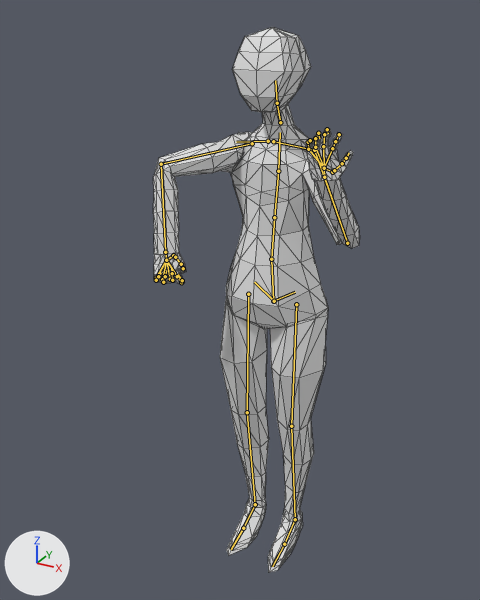
One commit to the glTF model prosthetic_guitar_simulator/Assets/Models/playerModelRiggedforBlender.glb: the scene before it, then after it.
Camera for both pictures: a 50 mm camera at (0.899, -1.73, 1.947) aimed at (-0.127, 0.137, 1.014). The axes (+X, +Y, +Z) are drawn at lower left. The lights are the same throughout. Both versions are drawn at frame 0 of the action 'Armature|mixamo.com|Layer0'; the numbers are the values there. The bones that bend it are drawn over the model as lines. Mesh edges are drawn as thin lines.
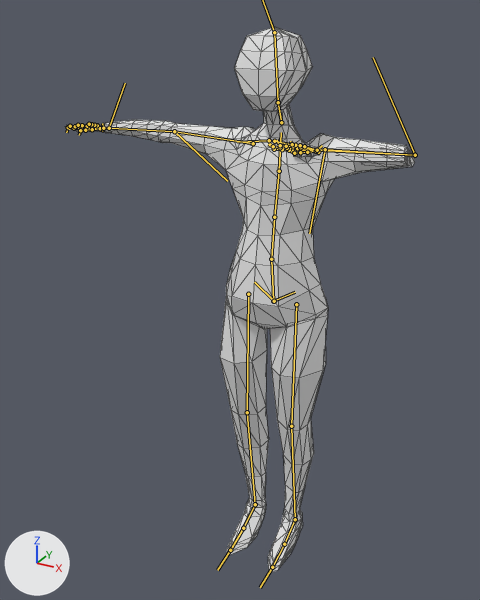
Pixel boxes [x1, y1, x2, y2] of what changed, in the pictures (480 x 600 px):
'Cylinder.002', posed (68% wider): before [153, 27, 360, 572]; after [66, 27, 415, 572]
bone 'upper_arm.L', root to tip: before (314, 150) to (347, 243); after (315, 150) to (415, 155)
bone 'lower_arm.L', root to tip: before (347, 243) to (324, 177); after (415, 155) to (325, 149)
bone 'hand.L', root to tip: before (324, 177) to (324, 168); after (325, 149) to (317, 150)
bone 'finger_index.L', root to tip: before (324, 168) to (332, 148); after (317, 150) to (296, 150)
bone 'finger_index.L.001', root to tip: before (332, 148) to (335, 141); after (296, 150) to (289, 150)
bone 'finger_index.L.002', root to tip: before (335, 141) to (339, 134); after (289, 150) to (282, 149)
bone 'finger_index.L.003', root to tip: before (339, 134) to (339, 136); after (282, 149) to (274, 149)
bone 'finger_middle.L', root to tip: before (324, 168) to (323, 146); after (317, 150) to (297, 148)
bone 'finger_middle.L.001', root to tip: before (323, 146) to (324, 134); after (297, 148) to (287, 148)
bone 'finger_middle.L.002', root to tip: before (324, 134) to (327, 129); after (287, 148) to (280, 147)
bone 'finger_middle.L.003', root to tip: before (327, 129) to (328, 133); after (280, 147) to (273, 146)
bone 'finger_ring.L', root to tip: before (324, 168) to (315, 147); after (317, 150) to (300, 147)
bone 'finger_ring.L.001', root to tip: before (315, 147) to (315, 138); after (300, 147) to (293, 146)
bone 'finger_ring.L.002', root to tip: before (315, 138) to (318, 133); after (293, 146) to (286, 146)
bone 'finger_ring.L.003', root to tip: before (318, 133) to (319, 138); after (286, 146) to (280, 145)
bone 'finger_pinky.L', root to tip: before (324, 168) to (308, 149); after (317, 150) to (304, 146)
bone 'finger_pinky.L.001', root to tip: before (308, 149) to (308, 142); after (304, 146) to (300, 145)
bone 'finger_pinky.L.002', root to tip: before (308, 142) to (310, 140); after (300, 145) to (295, 145)
bone 'finger_thumb.L', root to tip: before (324, 168) to (332, 172); after (317, 150) to (318, 152)
bone 'finger_thumb.L.004', root to tip: before (332, 172) to (334, 170); after (318, 152) to (316, 151)
bone 'finger_thumb.L.001', root to tip: before (334, 170) to (342, 163); after (316, 151) to (307, 152)
bone 'finger_thumb.L.002', root to tip: before (342, 163) to (346, 158); after (307, 152) to (300, 152)
bone 'upper_arm.R', root to tip: before (252, 143) to (161, 164); after (253, 143) to (174, 131)
bone 'lower_arm.R', root to tip: before (161, 164) to (165, 252); after (174, 131) to (109, 128)
bone 'hand.R', root to tip: before (165, 252) to (166, 260); after (109, 128) to (103, 128)
bone 'finger_index.R.001', root to tip: before (177, 276) to (181, 282); after (85, 128) to (79, 128)
bone 'finger_index.R.002', root to tip: before (181, 282) to (182, 280); after (79, 128) to (74, 128)
bone 'finger_index.R.003', root to tip: before (182, 280) to (178, 274); after (74, 128) to (68, 127)
bone 'finger_middle.R.001', root to tip: before (170, 279) to (172, 280); after (88, 127) to (80, 126)
bone 'finger_middle.R.002', root to tip: before (172, 280) to (172, 273); after (80, 126) to (75, 126)
bone 'finger_ring.R.001', root to tip: before (162, 279) to (163, 282); after (92, 126) to (87, 126)
bone 'finger_ring.R.002', root to tip: before (163, 282) to (165, 276); after (87, 126) to (82, 125)
bone 'finger_pinky.R.001', root to tip: before (156, 278) to (156, 280); after (97, 125) to (94, 125)
bone 'finger_pinky.R.002', root to tip: before (156, 280) to (158, 276); after (94, 125) to (91, 124)
bone 'finger_thumb.R.001', root to tip: before (175, 257) to (181, 264); after (100, 128) to (92, 129)
bone 'finger_thumb.R.002', root to tip: before (181, 264) to (183, 268); after (92, 129) to (85, 130)
bone 'finger_thumb.R.003', root to tip: before (183, 268) to (182, 268); after (85, 130) to (80, 130)

The edits, one by one:
Bone 'spine.001' (bone_spine_001) turns from (1, 0, 0) to (0, 0, 0) degrees about its own x, y and z.
Bone 'upper_arm.L' (bone_upper_arm_l) turns from (20, -23, -69) to (0, 0, 0) degrees about its own x, y and z.
Bone 'lower_arm.L' (bone_lower_arm_l) turns from (77, 30, -114) to (7, 0, -177) degrees about its own x, y and z.
Bone 'hand.L' (bone_hand_l) turns from (4, 1, -19) to (0, 0, 11) degrees about its own x, y and z.
Bone 'finger_index.L' (bone_finger_index_l) turns from (0, 0, 0) to (1, -4, -14) degrees about its own x, y and z.
Bone 'finger_index.L.001' (bone_finger_index_l_001) turns from (19, -1, 7) to (0, 0, 0) degrees about its own x, y and z.
Bone 'finger_index.L.002' (bone_finger_index_l_002) turns from (0, 0, -63) to (0, 0, 0) degrees about its own x, y and z.
Bone 'finger_index.L.003' (bone_finger_index_l_003) turns from (0, 0, -70) to (0, 0, 0) degrees about its own x, y and z.
Bone 'finger_middle.L' (bone_finger_middle_l) turns from (0, 0, 0) to (0, 1, -14) degrees about its own x, y and z.
Bone 'finger_middle.L.001' (bone_finger_middle_l_001) turns from (8, 0, 2) to (0, 0, 0) degrees about its own x, y and z.
Bone 'finger_middle.L.002' (bone_finger_middle_l_002) turns from (0, 0, -78) to (0, 0, 0) degrees about its own x, y and z.
Bone 'finger_middle.L.003' (bone_finger_middle_l_003) turns from (0, 0, -65) to (0, 0, 0) degrees about its own x, y and z.
Bone 'finger_ring.L' (bone_finger_ring_l) turns from (0, 0, 0) to (-1, 6, -13) degrees about its own x, y and z.
Bone 'finger_ring.L.001' (bone_finger_ring_l_001) turns from (14, -1, 7) to (0, 0, 0) degrees about its own x, y and z.
Bone 'finger_ring.L.002' (bone_finger_ring_l_002) turns from (0, 0, -85) to (0, 0, 0) degrees about its own x, y and z.
Bone 'finger_ring.L.003' (bone_finger_ring_l_003) turns from (0, 0, -70) to (0, 0, 0) degrees about its own x, y and z.
Bone 'finger_pinky.L' (bone_finger_pinky_l) turns from (0, 0, 0) to (-1, 10, -10) degrees about its own x, y and z.
Bone 'finger_pinky.L.001' (bone_finger_pinky_l_001) turns from (20, 1, -8) to (0, 0, 0) degrees about its own x, y and z.
Bone 'finger_pinky.L.002' (bone_finger_pinky_l_002) turns from (0, 0, -90) to (0, 0, 0) degrees about its own x, y and z.
Bone 'finger_thumb.L' (bone_finger_thumb_l) turns from (0, 0, 0) to (-1, -13, 8) degrees about its own x, y and z.
Bone 'finger_thumb.L.004' (bone_finger_thumb_l_004) turns from (0, 0, 0) to (-2, 5, -50) degrees about its own x, y and z.
Bone 'finger_thumb.L.001' (bone_finger_thumb_l_001) turns from (7, 2, -39) to (-4, -9, 56) degrees about its own x, y and z.
Bone 'finger_thumb.L.002' (bone_finger_thumb_l_002) turns from (0, 0, -24) to (0, 0, -5) degrees about its own x, y and z.
Bone 'upper_arm.R' (bone_upper_arm_r) turns from (79, -38, -60) to (0, 0, 0) degrees about its own x, y and z.
Bone 'lower_arm.R' (bone_lower_arm_r) turns from (74, 5, 18) to (0, 0, 0) degrees about its own x, y and z.
Bone 'hand.R' (bone_hand_r) turns from (2, 0, -8) to (0, 0, 0) degrees about its own x, y and z.
Bone 'finger_index.R.001' (bone_finger_index_r_001) turns from (18, -4, 26) to (0, 0, 0) degrees about its own x, y and z.
Bone 'finger_index.R.002' (bone_finger_index_r_002) turns from (0, 0, 90) to (0, 0, 0) degrees about its own x, y and z.
Bone 'finger_index.R.003' (bone_finger_index_r_003) turns from (0, 0, 66) to (0, 0, 0) degrees about its own x, y and z.
Bone 'finger_middle.R.001' (bone_finger_middle_r_001) turns from (0, 0, 90) to (0, 0, 0) degrees about its own x, y and z.
Bone 'finger_middle.R.002' (bone_finger_middle_r_002) turns from (0, 0, 72) to (0, 0, 0) degrees about its own x, y and z.
Bone 'finger_ring.R.001' (bone_finger_ring_r_001) turns from (-7, 5, 78) to (0, 0, 0) degrees about its own x, y and z.
Bone 'finger_ring.R.002' (bone_finger_ring_r_002) turns from (0, 0, 61) to (0, 0, 0) degrees about its own x, y and z.
Bone 'finger_pinky.R.001' (bone_finger_pinky_r_001) turns from (-9, 6, 72) to (0, 0, 0) degrees about its own x, y and z.
Bone 'finger_pinky.R.002' (bone_finger_pinky_r_002) turns from (0, 0, 73) to (0, 0, 0) degrees about its own x, y and z.
Bone 'finger_thumb.R.001' (bone_finger_thumb_r_001) turns from (-13, -3, 15) to (0, 0, -3) degrees about its own x, y and z.
Bone 'finger_thumb.R.002' (bone_finger_thumb_r_002) turns from (0, 0, 45) to (0, 0, 4) degrees about its own x, y and z.
Bone 'finger_thumb.R.003' (bone_finger_thumb_r_003) turns from (0, 0, 45) to (0, 0, 1) degrees about its own x, y and z.
